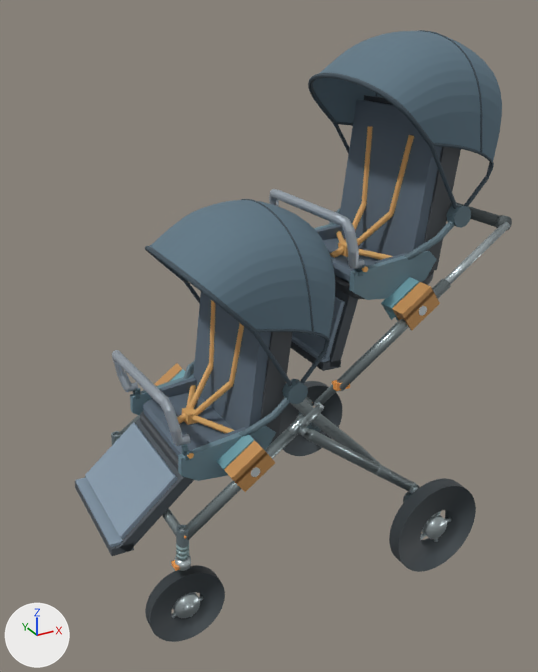
What one commit did to the glTF model models/double_cabin/D02_w650_state1_wheel_M.glb.
Camera for both pictures: a 50 mm lens placed at (-0.469, -1.764, 1.602), pointed at (0.484, -0.031, 0.736). The axes (+X, +Y, +Z) are drawn at lower left. The lights are the same throughout. The picture after the commit comes second. Where no turn or scale is listed for an object, it has been applied to the vertices. Vertices at exactly the same position are counted once.

Objects in the first picture: 'D02_Front', 'D02_Front_Backrest', 'D02_Front_Canopy', 'D02_Front_CanopyHinges', 'D02_Front_CanopyStay', 'D02_Front_FullGuard', 'D02_Front_Legrest', 'D02_Front_Shell', 'D02_Front_ShoulderStraps', 'D02_Rear', 'D02_Rear_Backrest', 'D02_Rear_Canopy', 'D02_Rear_CanopyHinges', 'D02_Rear_CanopyStay', 'D02_Rear_Legrest', 'D02_Rear_Shell', 'FL_tire.008', 'RL_tire.008' and 31 more.
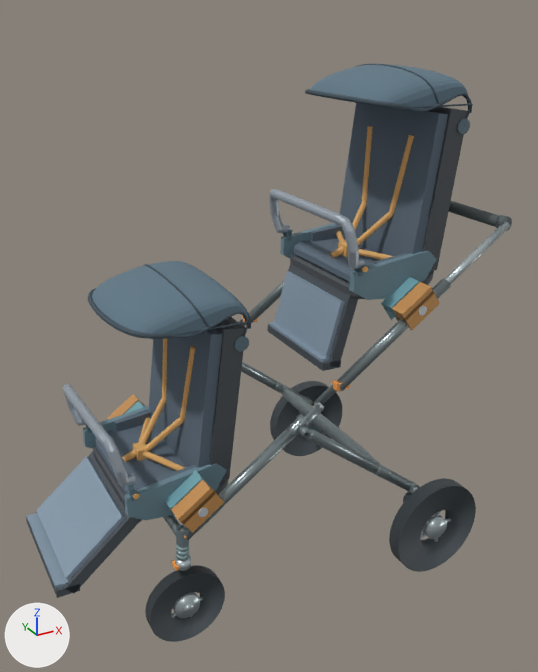
Commit message: Mount D02 canopies to the backrests and relocate front receivers

Location of each change, (x1, y1, x2, y2) in pixels of the pictures (538 x 672 px):
'D02_Front_Canopy', reshaped, moved (14% narrower, 56% shorter)
    before: (145, 199, 335, 386)
    after: (88, 261, 251, 343)
'D02_Rear_Canopy', reshaped, moved (13% narrower, 65% shorter)
    before: (308, 30, 502, 209)
    after: (305, 64, 473, 126)
'D02_Front_Backrest', moved
    before: (193, 292, 293, 443)
    after: (149, 317, 246, 481)
'D02_Front_Legrest', moved
    before: (75, 418, 194, 556)
    after: (26, 451, 142, 598)
'D02_Front', moved
    before: (130, 363, 276, 492)
    after: (83, 394, 227, 533)
'D02_Front_Shell', moved
    before: (133, 378, 271, 470)
    after: (85, 410, 228, 507)
'D02_Front_FullGuard', moved
    before: (112, 350, 190, 446)
    after: (63, 384, 136, 487)
'D02_Front_ShoulderStraps', moved
    before: (188, 300, 244, 416)
    after: (139, 339, 195, 452)
'D02_Front_CanopyHinges', reshaped, moved
    before: (282, 379, 308, 404)
    after: (234, 336, 249, 352)
'D02_Rear_CanopyHinges', reshaped, moved
    before: (446, 204, 471, 228)
    after: (457, 119, 470, 134)
'D02_Front_CanopyStay', deleted
    before: (184, 360, 290, 437)
'D02_Rear_CanopyStay', deleted
    before: (329, 208, 455, 260)
part 1 of me_d02_front_canopy, added
    after: (88, 261, 251, 343)
part 2 of me_d02_front_canopy, deleted
    before: (145, 199, 335, 386)
'D02_Rear_Legrest', unchanged, uncovered by the edit
    before: (291, 288, 358, 371)
    after: (267, 262, 358, 371)

What changed in the scene script:
```text
Change me_d02_front_canopy:
    used by ob_d02_front_canopy; parent = ob_d02_front_canopycarrier; location = (0.0, 0.0, 0.0)
    remove me_d02_front_canopy.from_pydata(...)  # 1527 vertices, 2960 faces; spans x -0.308..0.13, y -0.24..0.24, z -0.454..0.026
    add me_d02_front_canopy.from_pydata(...)  # 1543 vertices, 3008 faces; spans x -0.17..0.179, y -0.202..0.202, z 0.388..0.559
    me_d02_front_canopy part 1: 1543 vertices added at x -0.17..0.179, y -0.202..0.202, z 0.388..0.559
    me_d02_front_canopy part 2: 1527 vertices removed from x -0.308..0.13, y -0.24..0.24, z -0.454..0.026
Change me_d02_front_canopyhinges:
    used by ob_d02_front_canopyhinges; parent = ob_d02_front_canopycarrier; location = (0.0, 0.0, 0.0)
    remove me_d02_front_canopyhinges.from_pydata(...)  # 52 vertices, 96 faces; spans x -0.031..0.031, y -0.237..0.237, z -0.481..-0.419
    add me_d02_front_canopyhinges.from_pydata(...)  # 52 vertices, 96 faces; spans x 0.11..0.152, y -0.202..0.202, z 0.368..0.41
    me_d02_front_canopyhinges part 3: the loose piece of 26 vertices spanning x -0.031..0.031, y -0.237..-0.205, z -0.481..-0.419 is scaled about its middle by (0.677, 0.687, 0.677), then moved by (0.131, 0.03, 0.839)
    other edits to the shape of me_d02_front_canopyhinges do not show in these pictures
Change me_d02_rear_canopy:
    used by ob_d02_rear_canopy; parent = ob_d02_rear_canopycarrier; location = (0.0, 0.0, 0.0)
    remove me_d02_rear_canopy.from_pydata(...)  # 1527 vertices, 2960 faces; spans x -0.308..0.13, y -0.24..0.24, z -0.004..0.476
    add me_d02_rear_canopy.from_pydata(...)  # 1543 vertices, 3008 faces; spans x -0.17..0.179, y -0.202..0.202, z 0.388..0.559
    me_d02_rear_canopy part 4: 1527 vertices removed from x -0.308..0.13, y -0.24..0.24, z -0.004..0.476; 1543 vertices added at x -0.17..0.179, y -0.202..0.202, z 0.388..0.559
Change me_d02_rear_canopyhinges:
    used by ob_d02_rear_canopyhinges; parent = ob_d02_rear_canopycarrier; location = (0.0, 0.0, 0.0)
    remove me_d02_rear_canopyhinges.from_pydata(...)  # 52 vertices, 96 faces; spans x -0.031..0.031, y -0.237..0.237, z -0.031..0.031
    add me_d02_rear_canopyhinges.from_pydata(...)  # 52 vertices, 96 faces; spans x 0.11..0.152, y -0.202..0.202, z 0.368..0.41
    me_d02_rear_canopyhinges part 5: the loose piece of 26 vertices spanning x -0.031..0.031, y -0.237..-0.205, z -0.031..0.031 is scaled about its middle by (0.677, 0.687, 0.677), then moved by (0.131, 0.03, 0.389)
    other edits to the shape of me_d02_rear_canopyhinges do not show in these pictures
Change ob_d02_front:
    ob_d02_front.location: (0.301, 0.0, 0.475) -> (0.148, 0.0, 0.402)
Change ob_d02_front_fullguard:
    ob_d02_front_fullguard.location: (0.125, -0.198, 0.58) -> (-0.028, -0.198, 0.507)
Change ob_d02_front_canopy:
    ob_d02_front_canopy.parent: ob_d02_front_canopycarrier -> ob_d02_front_backrest
Change ob_d02_front_canopyhinges:
    ob_d02_front_canopyhinges.parent: ob_d02_front_canopycarrier -> ob_d02_front_backrest
Remove ob_d02_front_canopystay:
    ob_d02_front_canopystay = bpy.data.objects.new('D02_Front_CanopyStay', me_d02_front_canopystay)
Change ob_d02_front_legrest:
    ob_d02_front_legrest.location: (0.156, 0.0, 0.441) -> (0.003, 0.0, 0.367)
Change ob_d02_front_shoulderstraps:
    ob_d02_front_shoulderstraps.location: (0.294, 0.0, 0.326) -> (0.141, 0.0, 0.252)
Change ob_d02_rear_canopy:
    ob_d02_rear_canopy.parent: ob_d02_rear_canopycarrier -> ob_d02_rear_backrest
Change ob_d02_rear_canopyhinges:
    ob_d02_rear_canopyhinges.parent: ob_d02_rear_canopycarrier -> ob_d02_rear_backrest
Remove ob_d02_rear_canopystay:
    ob_d02_rear_canopystay = bpy.data.objects.new('D02_Rear_CanopyStay', me_d02_rear_canopystay)
```
